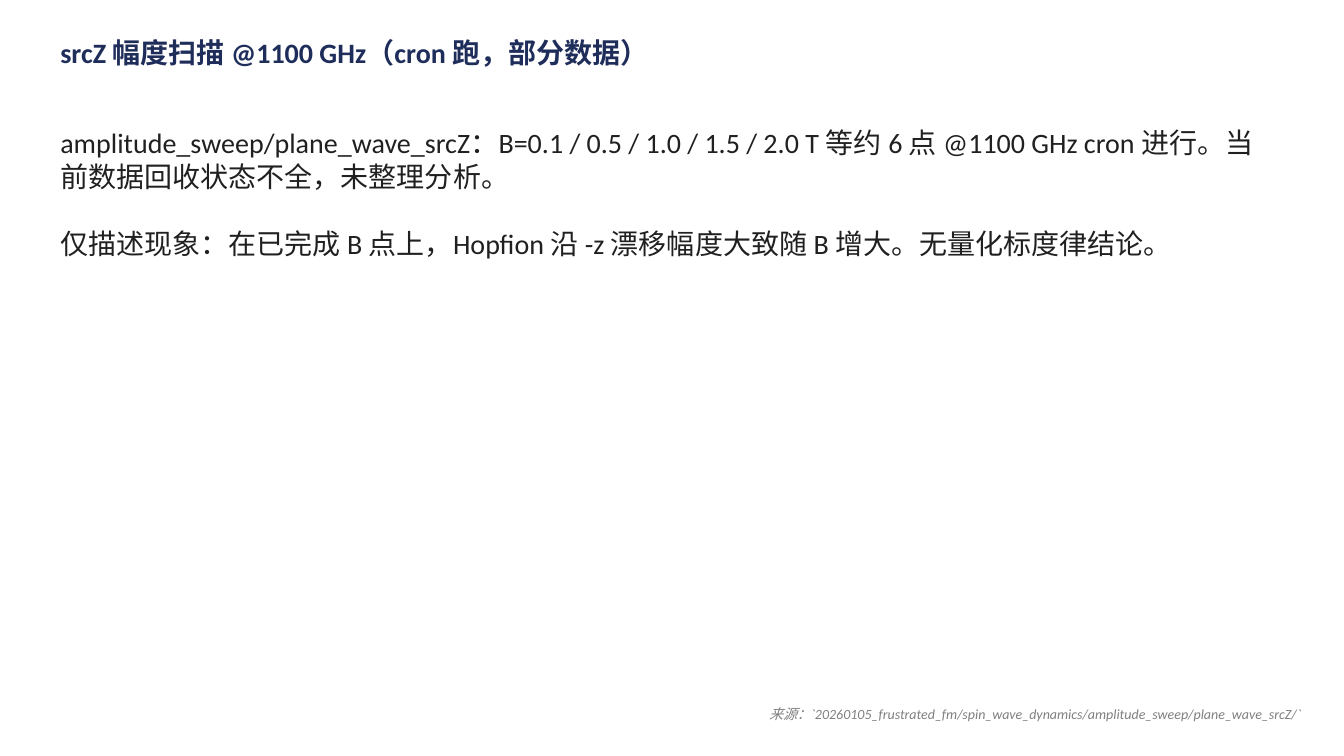
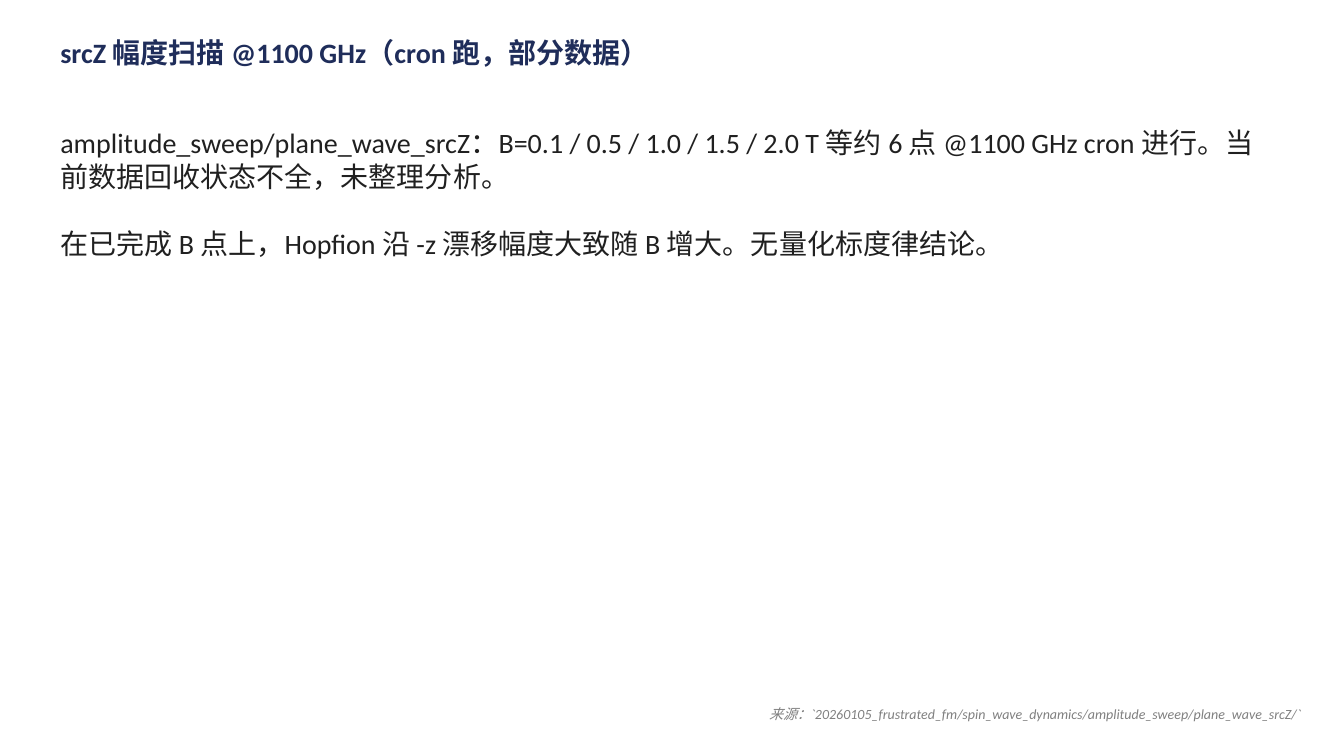
Before and after one commit to Wlybs/Hopfion, a slide deck: slide 11 of presentation/talk.pptx (slide 16 before the commit). Drawn at 1344x756 pixels with LibreOffice and Linux fonts; fonts in the diff are those of the drawing. Boxes give left, top, right and bottom in pixels: in the first picture for what was removed or moved away, otherwise in the second. Text is boxed around its words. In the diff, an @@ line names an element or a change of style, - is before the commit and + after.

```diff
--- a/presentation/talk.pptx
+++ b/presentation/talk.pptx
@@ text at box(60, 230, 1004, 259): text changed @@
-仅描述现象：在已完成 B 点上，Hopfion 沿 -z 漂移幅度大致随 B 增大。无量化标度律结论。
+在已完成 B 点上，Hopfion 沿 -z 漂移幅度大致随 B 增大。无量化标度律结论。
```
Also in this commit, not shown: 6 other slides changed, 6 slides removed, 18 other files.
